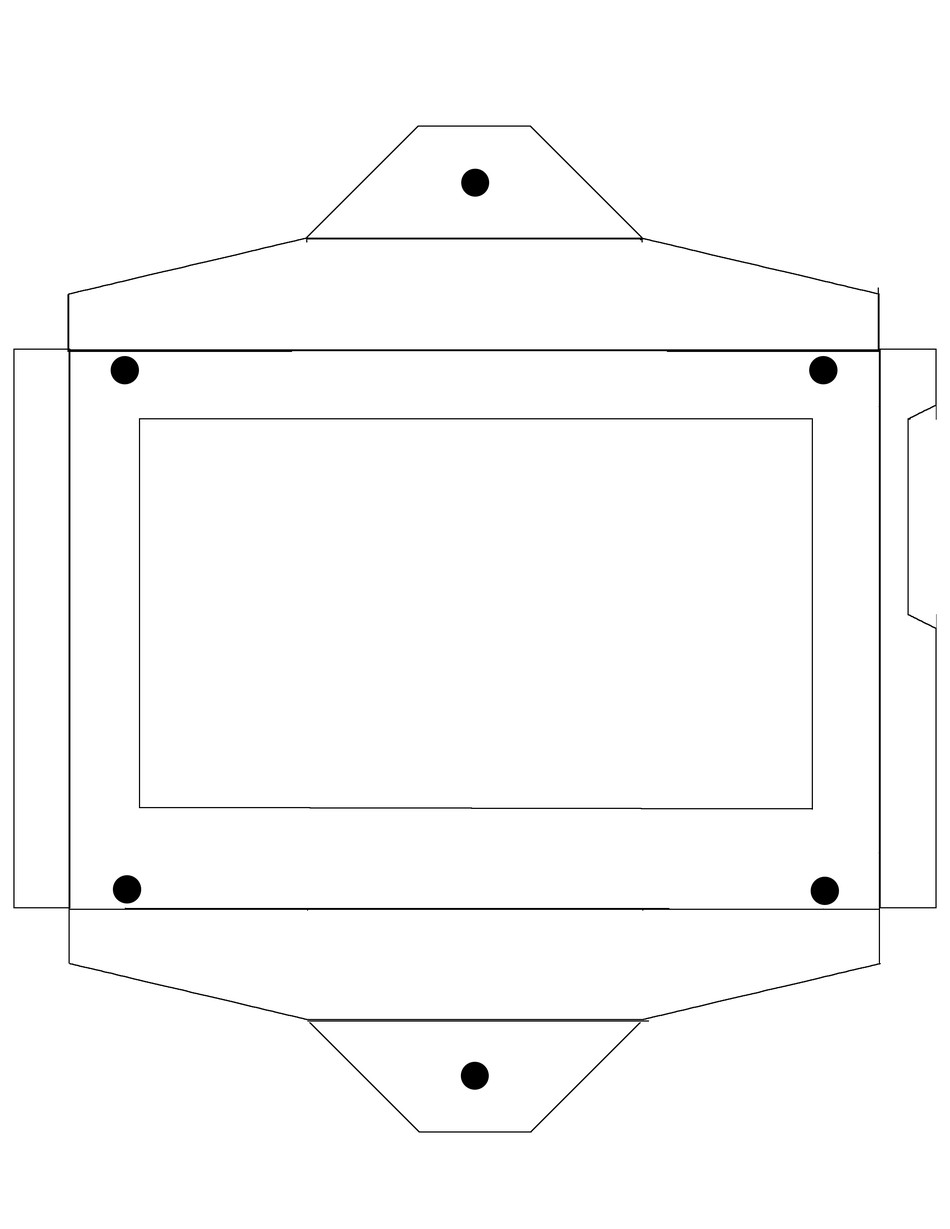
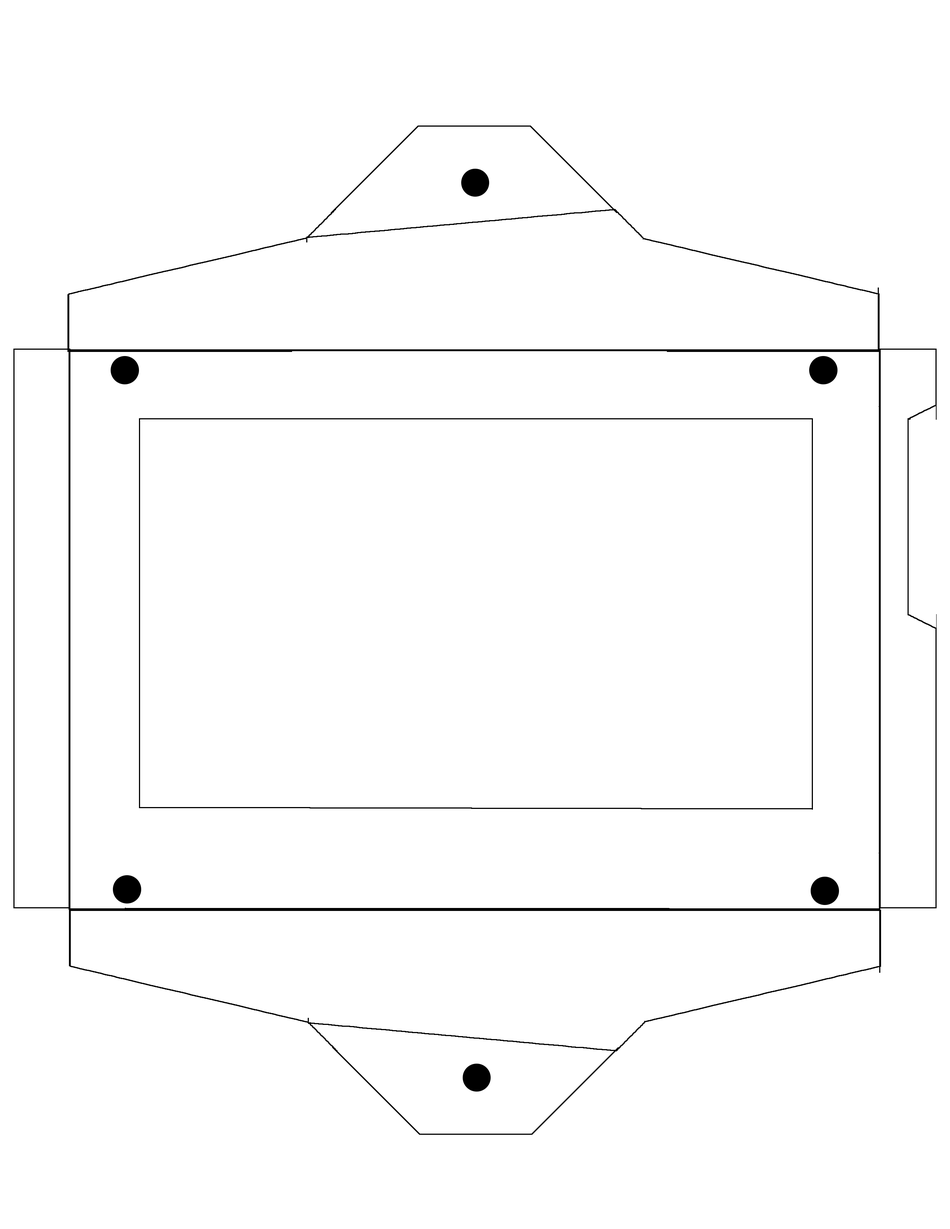
Two versions of the same layered image (950px x 1229px). Layer-by-layer changes:
painted on "Bottom bracket" over [68, 908, 881, 1136]
painted on "Top Bracket" over [307, 208, 644, 243]
